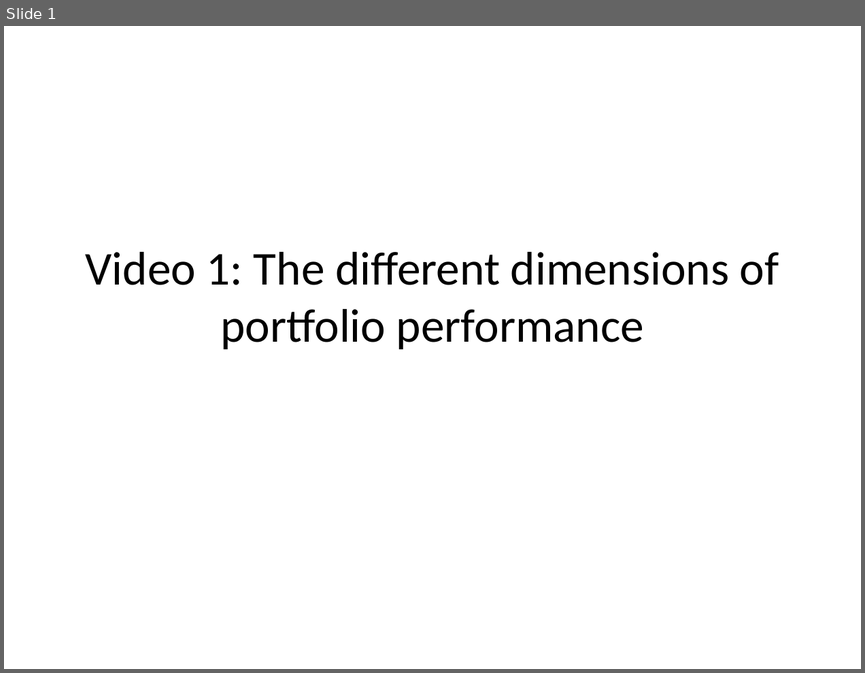
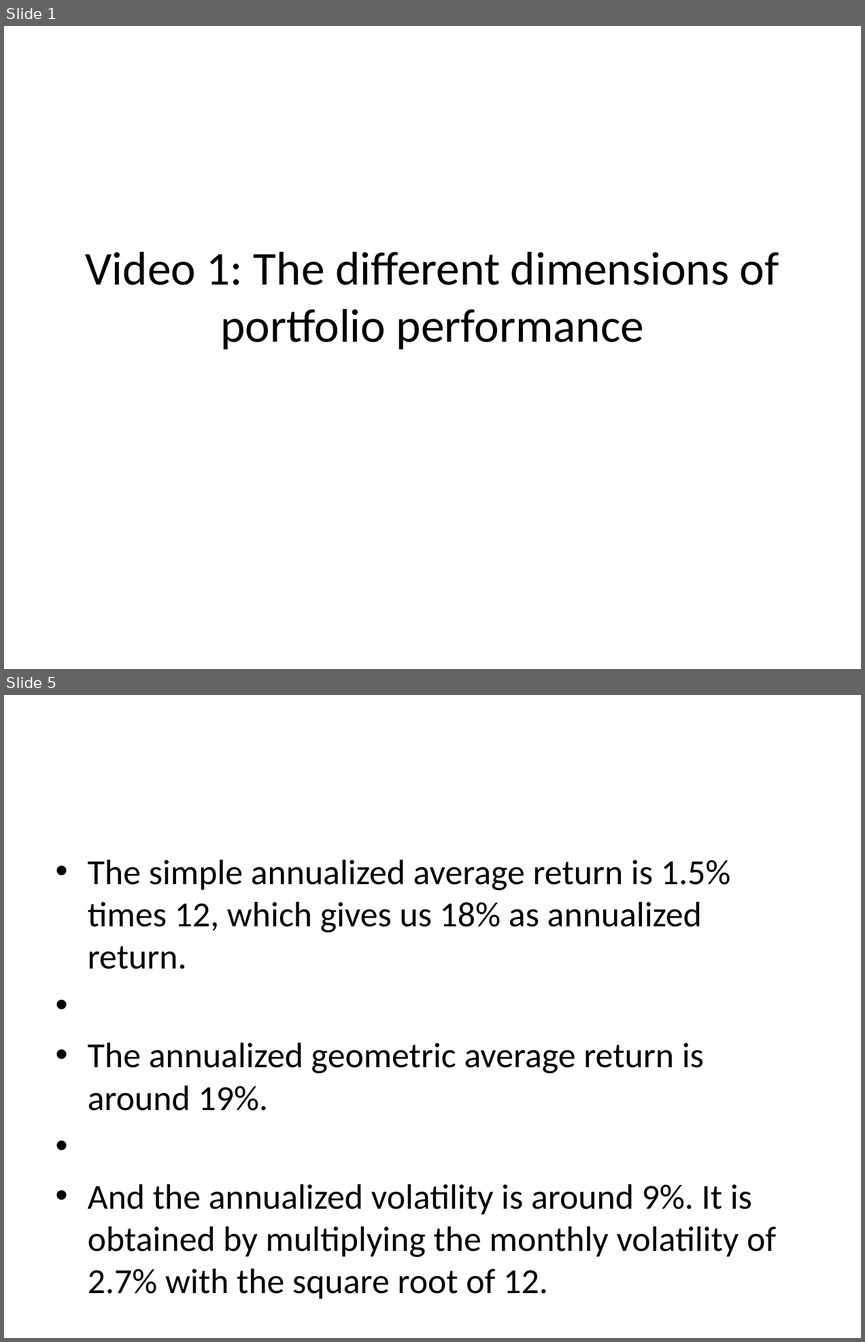
Before and after one commit to saciestudio/courses-intro-portfolio-analysis, a slide deck: scripts/Chapter2.pptx. Shown one above the other, each under a label of ours: slide 1 before the commit, slides 1 and 5 after it; the slides between them are not shown. The pictures are 865x673 and 865x1342 pixels, drawn with LibreOffice and Linux fonts; fonts in the diff are those of the drawing. Boxes give left, top, right and bottom in pixels: in the first picture for what was removed or moved away, otherwise in the second. Text is boxed around its words. In the diff, an @@ line names an element or a change of style, - is before the commit and + after.

```diff
--- a/scripts/Chapter2.pptx
+++ b/scripts/Chapter2.pptx
@@ slide 5 added at bbox=[4, 695, 861, 1338], background #FFFFFF @@
@@ text added at bbox=[88, 860, 776, 1299], 29.6 pt, text #000000 @@
+• The simple annualized average return is 1.5% times 12, which gives us 18% as annualized return.
+• The annualized geometric average return is around 19%.
+• And the annualized volatility is around 9%. It is obtained by multiplying the monthly volatility of 2.7% with the square root of 12.
```
Also in this commit, not shown: 2 slides changed, 2 other slides added, 3 other files.
